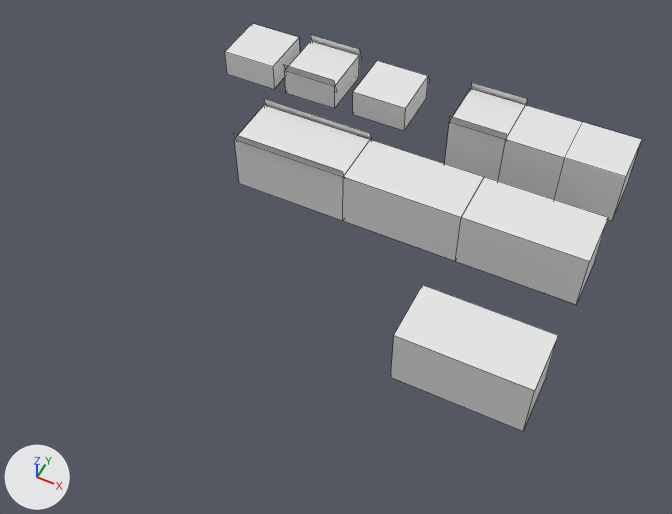
What one commit did to the FBX model Assets/Game/Art/Models/terrain.fbx.
Rendered twice from a 50 mm camera at (7.45, -20.42, 21.34) aimed at (-1.42, -2.67, -0.85). The lights are fixed; the arrows at lower left show +X, +Y and +Z. Mesh edges are drawn as thin lines. Where no turn or scale is listed for an object, it has been applied to the vertices.

Names of what the first picture shows: 'Dirt', 'DirtHalf', 'DirtSlab', 'Grass', 'GrassHalf', 'GrassSlab', 'Stone', 'StoneHalf', 'StoneSlab', 'Water'.
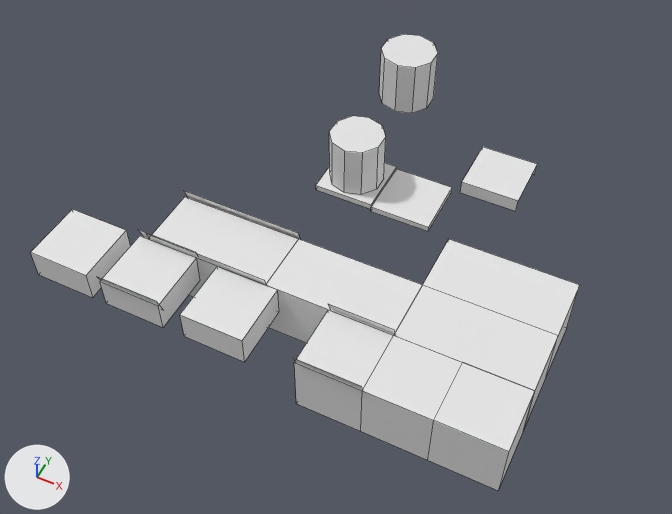
Pixel boxes (x1, y1, x2, y2) of what changed, in the pictures (672 x 514 px):
'Grass', moved
    before: (343, 140, 484, 261)
    after: (266, 239, 422, 343)
'Stone', moved
    before: (233, 99, 371, 221)
    after: (146, 190, 301, 297)
'Dirt', moved
    before: (455, 177, 608, 304)
    after: (423, 239, 579, 376)
'DirtHalf', moved
    before: (554, 122, 642, 221)
    after: (428, 362, 535, 490)
'GrassHalf', moved
    before: (499, 105, 582, 199)
    after: (361, 336, 462, 460)
'StoneHalf', moved
    before: (444, 82, 527, 181)
    after: (293, 304, 395, 431)
'GrassSlab', moved
    before: (353, 61, 429, 131)
    after: (180, 266, 279, 362)
'StoneSlab', moved
    before: (284, 35, 362, 108)
    after: (97, 230, 200, 327)
'DirtSlab', moved
    before: (225, 23, 300, 89)
    after: (30, 209, 130, 298)
'Cube', added
    after: (371, 34, 452, 231)
'Cube.001', added
    after: (316, 116, 397, 209)
'Portal', added
    after: (460, 147, 537, 211)

Patch to the scene script:
```diff
--- a/Assets/Game/Art/Models/terrain.fbx.py
+++ b/Assets/Game/Art/Models/terrain.fbx.py
@@ me_cube_016 @@
+me_cube_016.from_pydata([(-1.0, -1.0, -1.0), (-1.0, 1.0, -1.0), (1.0, 1.0, -1.0), (1.0, -1.0, -1.0), (-1.0, -1.0, -0.5), (-1.0, 1.0, -0.5), (1.0, 1.0, -0.5), (1.0, -1.0, -0.5)], [], [(4, 7, 6, 5), (1, 5, 6, 2), (4, 0, 3, 7)])
+me_cube_016.materials.append(mat_material)  # white #e7e7e7
@@ me_cube_011 @@
+me_cube_011.from_pydata(...)  # a box spanning x -1.0..1.0, y -1.0..1.0, z 0.0..0.2; a 10-sided cylinder along z spanning x -0.86..0.86, y -0.9..0.9, z 0.2..2.0
@@ me_cube_010 @@
+me_cube_010.from_pydata(...)  # a box spanning x -1.0..1.0, y -1.0..1.0, z -0.1..0.1; a 10-sided cylinder along z spanning x -3.38..-1.48, y 4.12..6.12, z -0.27..1.73
@@ ob_grassslab @@
 ob_grassslab = bpy.data.objects.new('GrassSlab', me_cube_007)
-ob_grassslab.location = (-1.6, 4.0, 0.0)
+ob_grassslab.location = (-1.6, -7.0, 0.0)
@@ ob_stonehalf @@
 ob_stonehalf = bpy.data.objects.new('StoneHalf', me_cube_005)
-ob_stonehalf.location = (2.0, 4.0, 0.0)
+ob_stonehalf.location = (2.0, -7.0, 0.0)
@@ ob_dirtslab @@
 ob_dirtslab = bpy.data.objects.new('DirtSlab', me_cube_009)
-ob_dirtslab.location = (-6.79, 4.0, 0.0)
+ob_dirtslab.location = (-6.79, -7.0, 0.0)
@@ ob_dirthalf @@
 ob_dirthalf = bpy.data.objects.new('DirtHalf', me_cube_003)
-ob_dirthalf.location = (6.0, 4.0, 0.0)
+ob_dirthalf.location = (6.0, -7.0, 0.0)
@@ ob_grass @@
 ob_grass = bpy.data.objects.new('Grass', me_cube)
-ob_grass.location = (0.0, 0.0, 0.0)
+ob_grass.location = (0.0, -5.0, 0.0)
@@ ob_stone @@
 ob_stone = bpy.data.objects.new('Stone', me_cube_002)
-ob_stone.location = (-4.0, 0.0, 0.0)
+ob_stone.location = (-4.0, -5.0, 0.0)
@@ ob_dirt @@
 ob_dirt = bpy.data.objects.new('Dirt', me_cube_001)
-ob_dirt.location = (4.0, 0.0, 0.0)
+ob_dirt.location = (4.0, -3.0, 0.0)
@@ ob_grasshalf @@
 ob_grasshalf = bpy.data.objects.new('GrassHalf', me_cube_004)
-ob_grasshalf.location = (4.0, 4.0, 0.0)
+ob_grasshalf.location = (4.0, -7.0, 0.0)
@@ ob_stoneslab @@
 ob_stoneslab = bpy.data.objects.new('StoneSlab', me_cube_008)
-ob_stoneslab.location = (-4.31, 4.0, 0.0)
+ob_stoneslab.location = (-4.31, -7.0, 0.0)
@@ ob_portal @@
+ob_portal = bpy.data.objects.new('Portal', me_cube_016)
+ob_portal.location = (2.0, 3.0, 0.0)
@@ ob_cube_001 @@
+ob_cube_001 = bpy.data.objects.new('Cube.001', me_cube_011)
+ob_cube_001.location = (-2.0, 0.0, 0.0)
@@ ob_cube @@
+ob_cube = bpy.data.objects.new('Cube', me_cube_010)
+ob_cube.location = (0.0, 0.0, 0.0)
```
